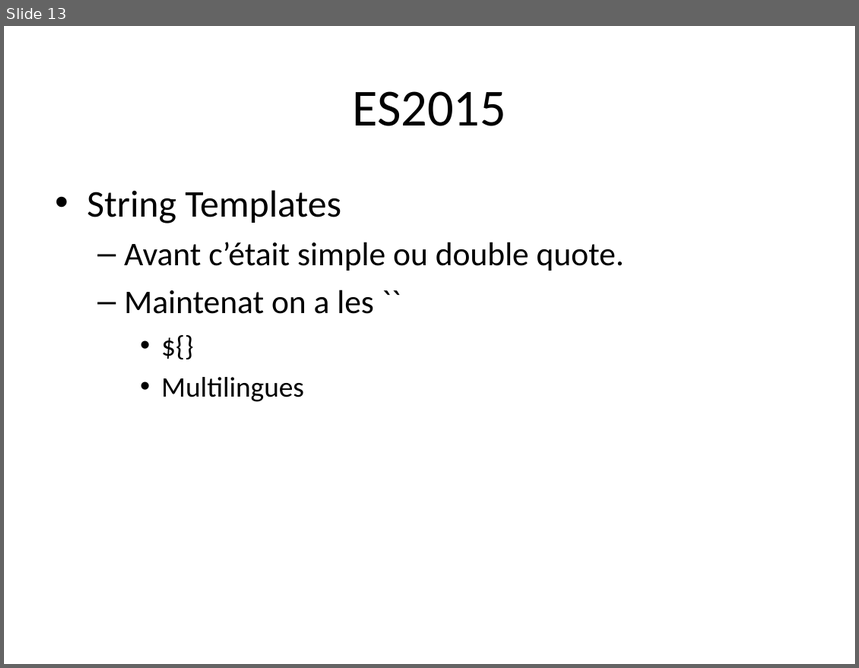
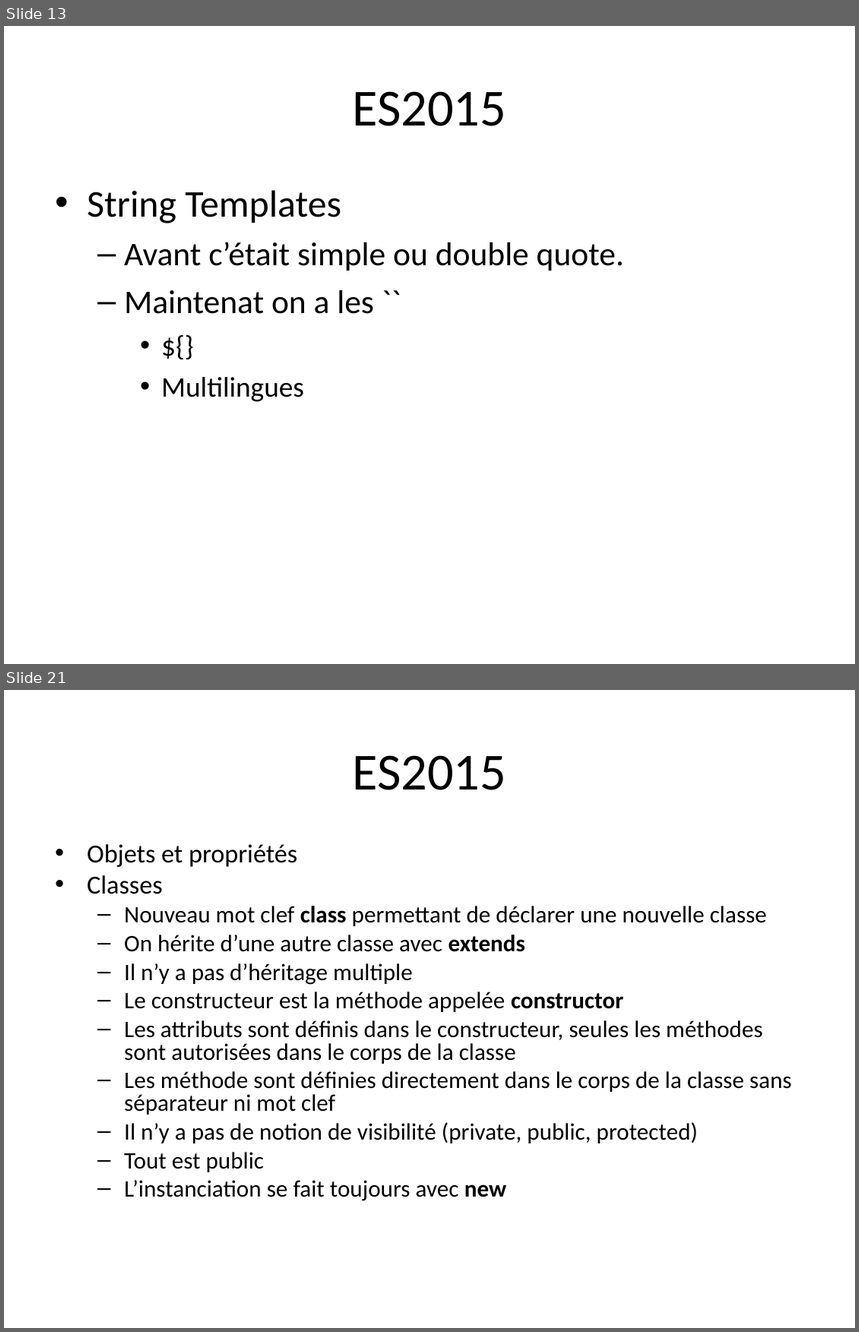
Before and after one commit to mehdizyane/formation_es2015, a slide deck: ES2015.odp. Shown one above the other, each under a label of ours: slide 13 before the commit, slides 13 and 21 after it; the slides between them are not shown. The pictures are 859x668 and 859x1332 pixels, drawn with LibreOffice and Linux fonts; fonts in the diff are those of the drawing. Boxes give left, top, right and bottom in pixels: in the first picture for what was removed or moved away, otherwise in the second. Text is boxed around its words. In the diff, an @@ line names an element or a change of style, - is before the commit and + after.

```diff
--- a/ES2015.odp
+++ b/ES2015.odp
@@ slide 21 added at <box>4,690,855,1328</box>, background #FFFFFF @@
@@ title added at <box>352,755,506,790</box>, 44 pt, text #000000 @@
+ES2015
@@ text added at <box>87,844,792,1201</box>, 20 pt, text #000000 @@
+• Objets et propriétés
+• Classes
+  – Nouveau mot clef class permettant de déclarer une nouvelle classe
+  – On hérite d’une autre classe avec extends
+  – Il n’y a pas d’héritage multiple
+  – Le constructeur est la méthode appelée constructor
+  – Les attributs sont définis dans le constructeur, seules les méthodes sont autorisées dans le corps de la classe
+  – Les méthode sont définies directement dans le corps de la classe sans séparateur ni mot clef
+  – Il n’y a pas de notion de visibilité (private, public, protected)
+  – Tout est public
+  – L’instanciation se fait toujours avec new
```
Also in this commit, not shown: 9 other slides added, 14 other files.
